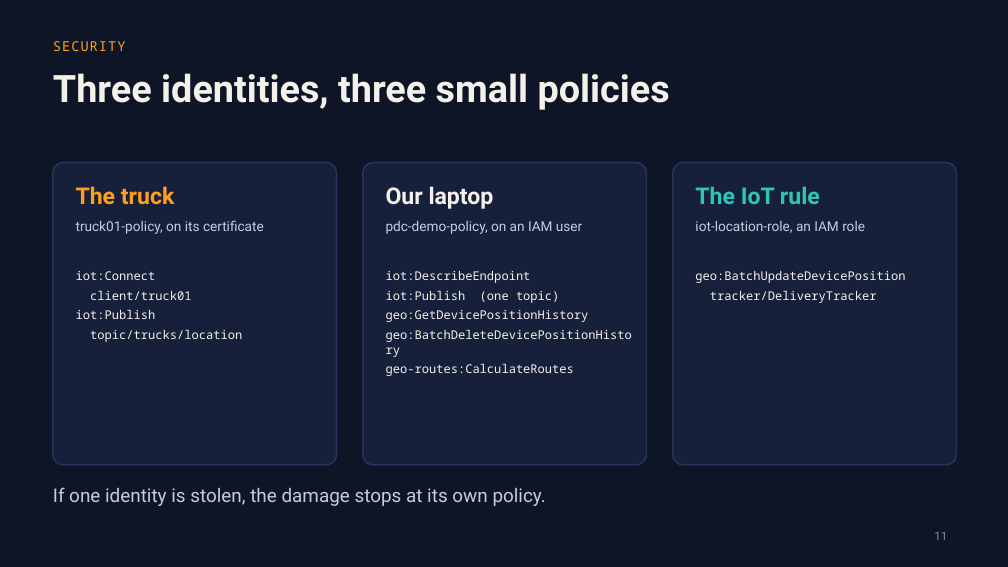
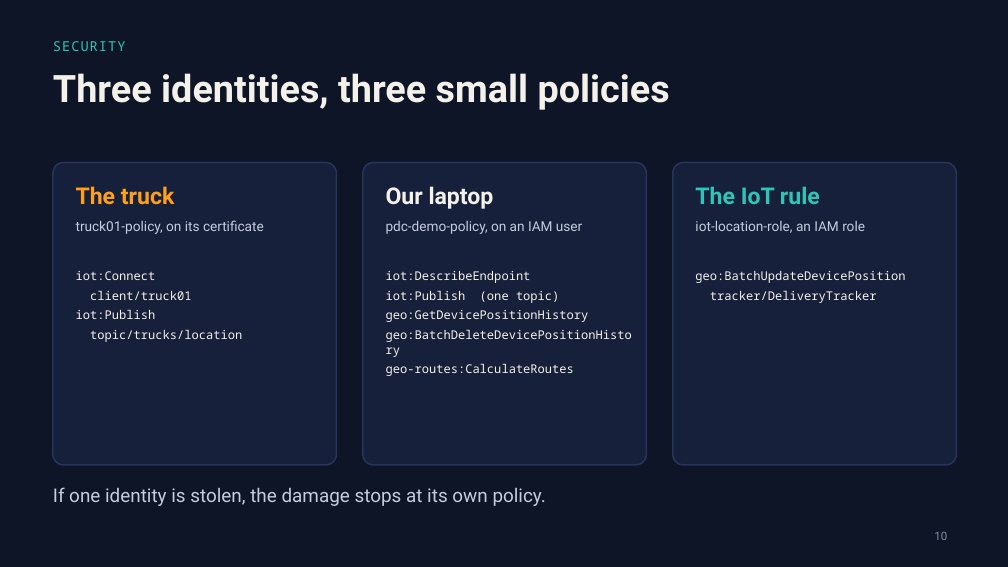
Before and after one commit to AhmadHassanSE/PDC_Project, a slide deck: slide 10 of Live Delivery Tracker - Fleet Presentation.pptx (slide 11 before the commit). Drawn at 1008x567 pixels with LibreOffice and Linux fonts; fonts in the diff are those of the drawing. Boxes give left, top, right and bottom in pixels: in the first picture for what was removed or moved away, otherwise in the second. Text is boxed around its words. In the diff, an @@ line names an element or a change of style, - is before the commit and + after.

```diff
--- a/Live Delivery Tracker - Fleet Presentation.pptx
+++ b/Live Delivery Tracker - Fleet Presentation.pptx
@@ text "SECURITY" at (53, 41, 126, 51): text colour #FF9F1C to #2EC4B6 @@
@@ page number at (934, 532, 947, 540): text changed @@
-11
+10
```
Also in this commit, not shown: 3 other slides changed, 5 slides removed, 1 other file.
